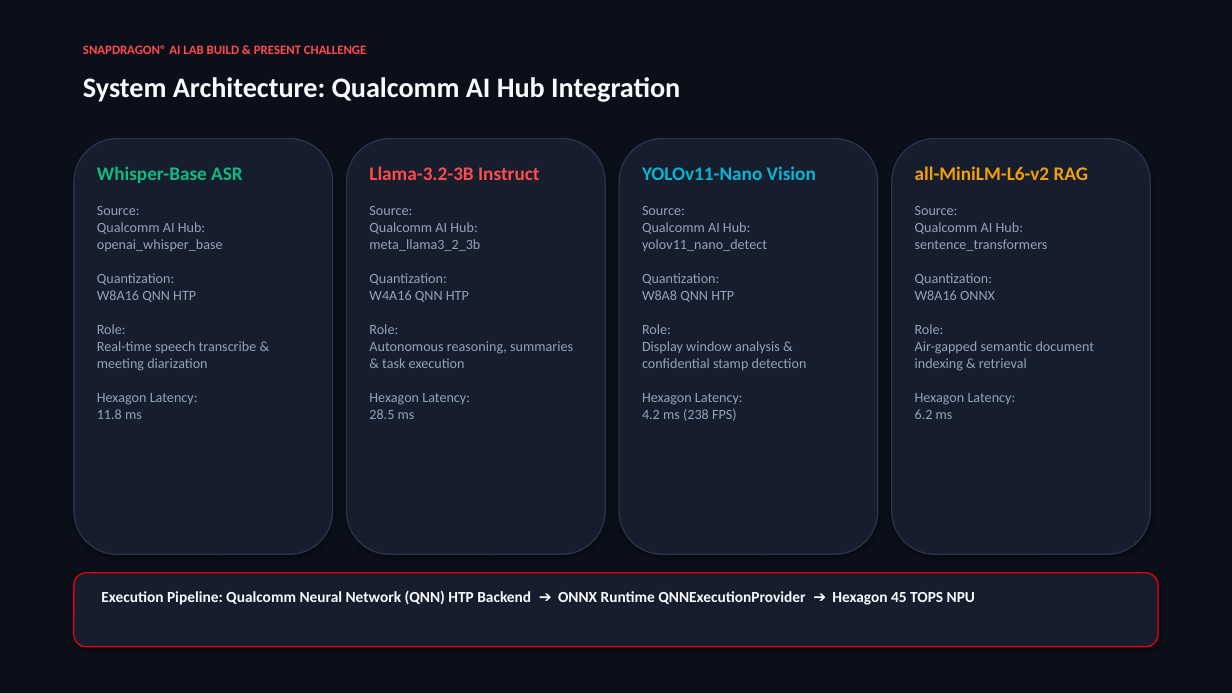
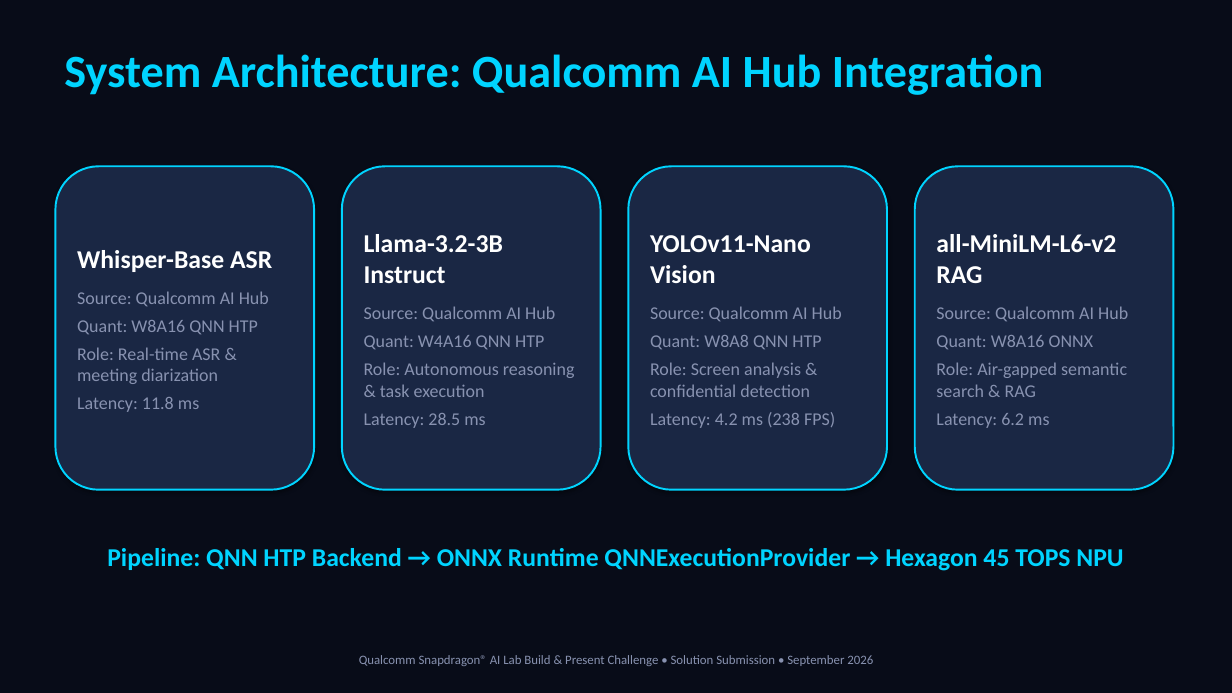
Before and after one commit to AnuragKannojiya/OmniSnap-AI, a slide deck: slide 4 of OmniSnap_AI_Pitch_Deck.pptx. Drawn at 1232x693 pixels with LibreOffice and Linux fonts; fonts in the diff are those of the drawing. Boxes give left, top, right and bottom in pixels: in the first picture for what was removed or moved away, otherwise in the second. Text is boxed around its words. In the diff, an @@ line names an element or a change of style, - is before the commit and + after.

```diff
--- a/OmniSnap_AI_Pitch_Deck.pptx
+++ b/OmniSnap_AI_Pitch_Deck.pptx
@@ rectangle at [0,0,1232,693]: fill #0B0F19 to #080C18; outline none to #080C18 0.75 pt @@
@@ text "System Architecture: Qualcomm AI Hub ...": place and size @@
-text "System Architecture: Qualcomm AI Hub ..." at [83,77,680,102]
+text "System Architecture: Qualcomm AI Hub ..." at [64,54,1044,95]
@@ text "System Architecture: Qualcomm AI Hub ..." at [64,54,1044,95]: size 22 to 36 pt, text colour #F8FAFC to #00D4FF @@
@@ rounded rectangle removed at [74,139,333,555] @@
@@ rounded rectangle removed at [347,139,605,555] @@
@@ rounded rectangle removed at [619,139,878,555] @@
@@ rounded rectangle removed at [892,139,1151,555] @@
@@ rounded rectangle "Whisper-Base ASR": place and size @@
-rounded rectangle "Whisper-Base ASR" at [97,166,257,419]
+rounded rectangle "Whisper-Base ASR" at [55,166,314,490]
@@ rounded rectangle "Llama-3.2-3B Instruct": place and size @@
-rounded rectangle "Llama-3.2-3B Instruct" at [369,166,573,419]
+rounded rectangle "Llama-3.2-3B Instruct" at [342,166,601,490]
@@ rounded rectangle "YOLOv11-Nano Vision": place and size @@
-rounded rectangle "YOLOv11-Nano Vision" at [642,166,816,421]
+rounded rectangle "YOLOv11-Nano Vision" at [628,166,887,490]
@@ vertical alignment top to middle; fill none to #1A2744; outline none to #00D4FF 1.5 pt; shadow on in 4 elements at [342,166,601,490], [628,166,887,490], [55,166,314,490], [915,166,1174,490] @@
@@ rounded rectangle "all-MiniLM-L6-v2 RAG": place and size @@
-rounded rectangle "all-MiniLM-L6-v2 RAG" at [915,166,1095,419]
+rounded rectangle "all-MiniLM-L6-v2 RAG" at [915,166,1174,490]
@@ text in rounded rectangle at [364,234,503,283]: size 15 to 20 pt, text colour #FF4B4B to #FFFFFF in "Llama-3.2-3B Instruct"; more space between paragraphs @@
@@ text in rounded rectangle at [650,235,811,283]: size 15 to 20 pt, text colour #06B6D4 to #FFFFFF in "YOLOv11-Nano Vision"; more space between paragraphs @@
@@ text in rounded rectangle at [936,234,1116,283]: size 15 to 20 pt, text colour #F59E0B to #FFFFFF in "all-MiniLM-L6-v2 RAG"; more space between paragraphs @@
@@ text in rounded rectangle at [77,250,272,272]: size 15 to 20 pt, text colour #10B981 to #FFFFFF in "Whisper-Base ASR"; more space between paragraphs @@
@@ text in rounded rectangle at [77,291,269,412]: text changed; size 11 to 14 pt; text colour #94A3B8 to #8892B0 @@
-Source:
-Qualcomm AI Hub: openai_whisper_base
-Quantization:
-W8A16 QNN HTP
-Role:
-Real-time speech transcribe & meeting diarization
-Hexagon Latency:
-11.8 ms
+Source: Qualcomm AI Hub
+Quant: W8A16 QNN HTP
+Role: Real-time ASR & meeting diarization
+Latency: 11.8 ms
@@ text in rounded rectangle at [364,306,575,428]: text changed; size 11 to 14 pt; text colour #94A3B8 to #8892B0 @@
-Source:
-Qualcomm AI Hub: meta_llama3_2_3b
-Quantization:
-W4A16 QNN HTP
-Role:
-Autonomous reasoning, summaries & task execution
-Hexagon Latency:
-28.5 ms
+Source: Qualcomm AI Hub
+Quant: W4A16 QNN HTP
+Role: Autonomous reasoning & task execution
+Latency: 28.5 ms
@@ text in rounded rectangle at [650,306,842,428]: text changed; size 11 to 14 pt; text colour #94A3B8 to #8892B0 @@
-Source:
-Qualcomm AI Hub: yolov11_nano_detect
-Quantization:
-W8A8 QNN HTP
-Role:
-Display window analysis & confidential stamp detection
-Hexagon Latency:
-4.2 ms (238 FPS)
+Source: Qualcomm AI Hub
+Quant: W8A8 QNN HTP
+Role: Screen analysis & confidential detection
+Latency: 4.2 ms (238 FPS)
@@ text in rounded rectangle at [936,306,1128,428]: text changed; size 11 to 14 pt; text colour #94A3B8 to #8892B0 @@
-Source:
-Qualcomm AI Hub: sentence_transformers
-Quantization:
-W8A16 ONNX
-Role:
-Air-gapped semantic document indexing & retrieval
-Hexagon Latency:
-6.2 ms
+Source: Qualcomm AI Hub
+Quant: W8A16 ONNX
+Role: Air-gapped semantic search & RAG
+Latency: 6.2 ms
@@ text at [107,548,1123,571]: text changed; size 12 to 20 pt; text colour #F8FAFC to #00D4FF @@
-Execution Pipeline: Qualcomm Neural Network (QNN) HTP Backend ➔ ONNX Runtime QNNExecutionProvider ➔ Hexagon 45 TOPS NPU
+Pipeline: QNN HTP Backend → ONNX Runtime QNNExecutionProvider → Hexagon 45 TOPS NPU
@@ rounded rectangle removed at [74,573,1158,647] @@
@@ text at [359,655,873,666]: text changed; text colour #FF4B4B to #8892B0; bold off @@
-SNAPDRAGON® AI LAB BUILD & PRESENT CHALLENGE
+Qualcomm Snapdragon® AI Lab Build & Present Challenge • Solution Submission • September 2026
```
Also in this commit, not shown: 9 other slides changed, 8 other files.
